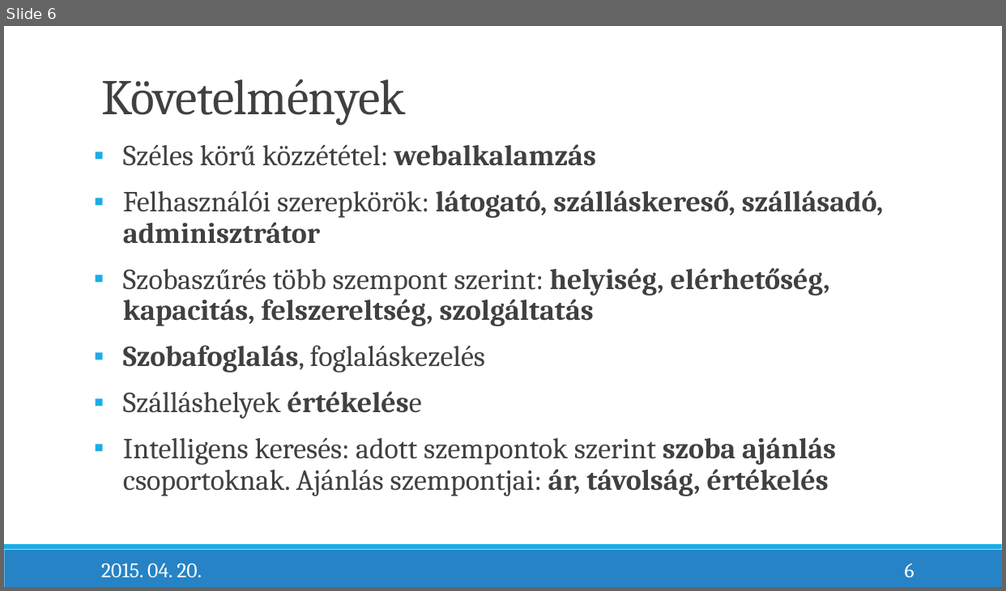
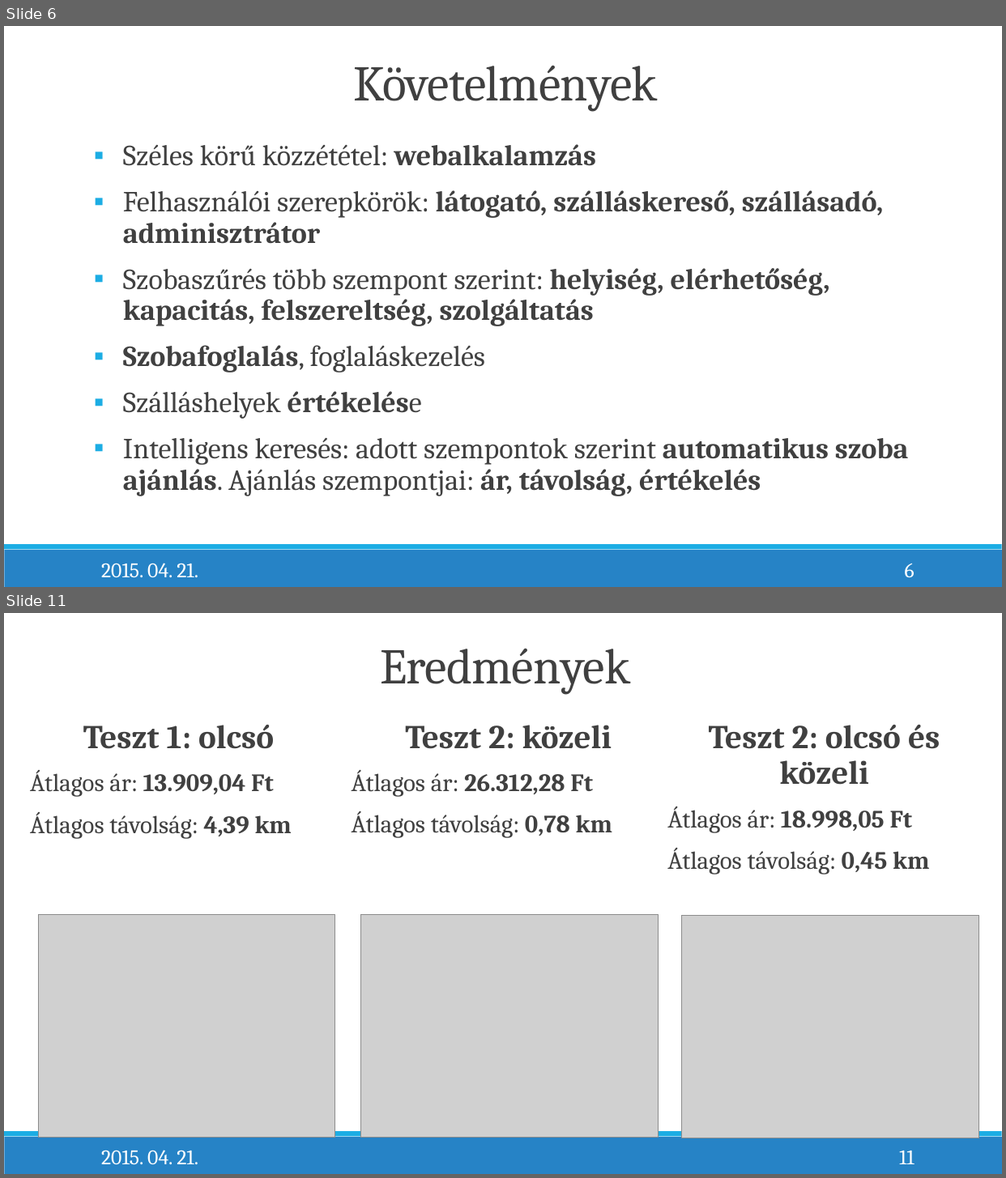
Before and after one commit to bearlysophisticated/thesis, a slide deck: Presentation/RozsenichBalázs_SzakdolgozatVédésPrezentáció.pptx. Shown one above the other, each under a label of ours: slide 6 before the commit, slides 6 and 11 after it; the slides between them are not shown. The pictures are 1006x591 and 1006x1178 pixels, drawn with LibreOffice and Linux fonts; fonts in the diff are those of the drawing; grey boxes stand for pictures. Boxes give left, top, right and bottom in pixels: in the first picture for what was removed or moved away, otherwise in the second. Text is boxed around its words. In the diff, an @@ line names an element or a change of style, - is before the commit and + after.

```diff
--- a/Presentation/RozsenichBalázs_SzakdolgozatVédésPrezentáció.pptx
+++ b/Presentation/RozsenichBalázs_SzakdolgozatVédésPrezentáció.pptx
@@ slide 11 added at (4,613,1002,1174), background #FFFFFF; not listed: 2 template elements that a slide beside it also shows @@
@@ title added at (380,648,631,695), 48 pt, text #404040 @@
+Eredmények
@@ text added at (30,725,292,839), 24 pt, text #404040, bold @@
+Teszt 1: olcsó
+Átlagos ár: 13.909,04 Ft
+Átlagos távolság: 4,39 km
@@ text added at (351,725,612,838), 24 pt, text #404040, bold @@
+Teszt 2: közeli
+Átlagos ár: 26.312,28 Ft
+Átlagos távolság: 0,78 km
@@ text added at (667,725,940,875), 24 pt, text #404040, bold @@
+Teszt 2: olcsó és közeli
+Átlagos ár: 18.998,05 Ft
+Átlagos távolság: 0,45 km
@@ rectangle added at (86,739,926,763), fill #FFFFFF @@
@@ picture added at (39,914,335,1137) @@
@@ picture added at (361,914,658,1138) @@
@@ picture added at (682,915,979,1139) @@
@@ text added at (101,1150,198,1165), 20 pt, text #FFFFFF @@
+2015. 04. 21.
@@ page number added at (899,1151,914,1165), 20 pt, text #FFFFFF @@
+11
@@ slide 6 changed as well @@
@@ title "Követelmények": place and size @@
-title "Követelmények" at (101,79,406,126)
+title "Követelmények" at (353,65,658,112)
@@ title "Követelmények" at (353,65,658,112): alignment left to centre @@
@@ text at (123,438,909,497): text changed @@
-▪ Intelligens keresés: adott szempontok szerint szoba ajánlás csoportoknak. Ajánlás szempontjai: ár, távolság, értékelés
+▪ Intelligens keresés: adott szempontok szerint automatikus szoba ajánlás. Ajánlás szempontjai: ár, távolság, értékelés
@@ text at (101,563,198,578): text changed @@
-2015. 04. 20.
+2015. 04. 21.
```
Also in this commit, not shown: 9 other slides changed, 1 other slide added, 22 other files.
